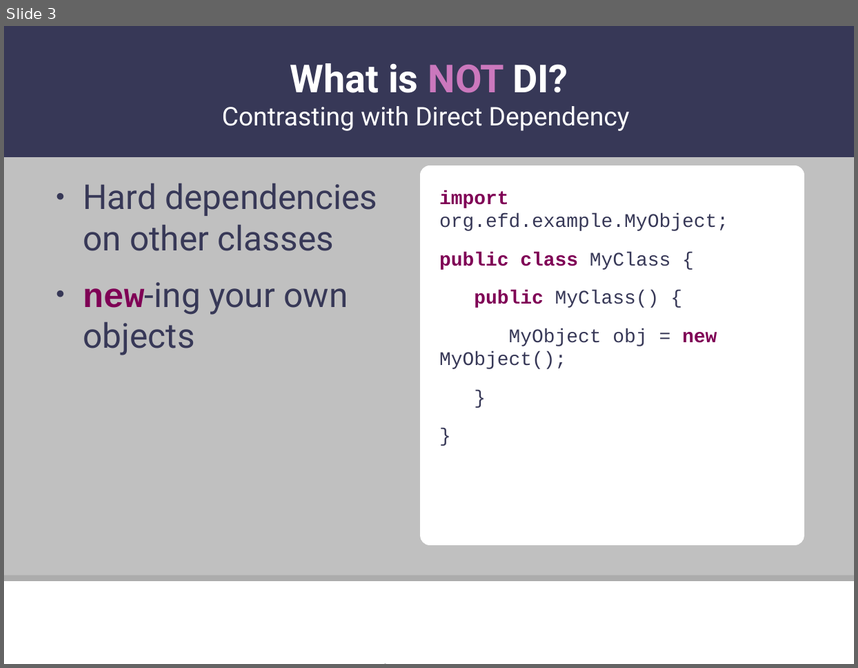
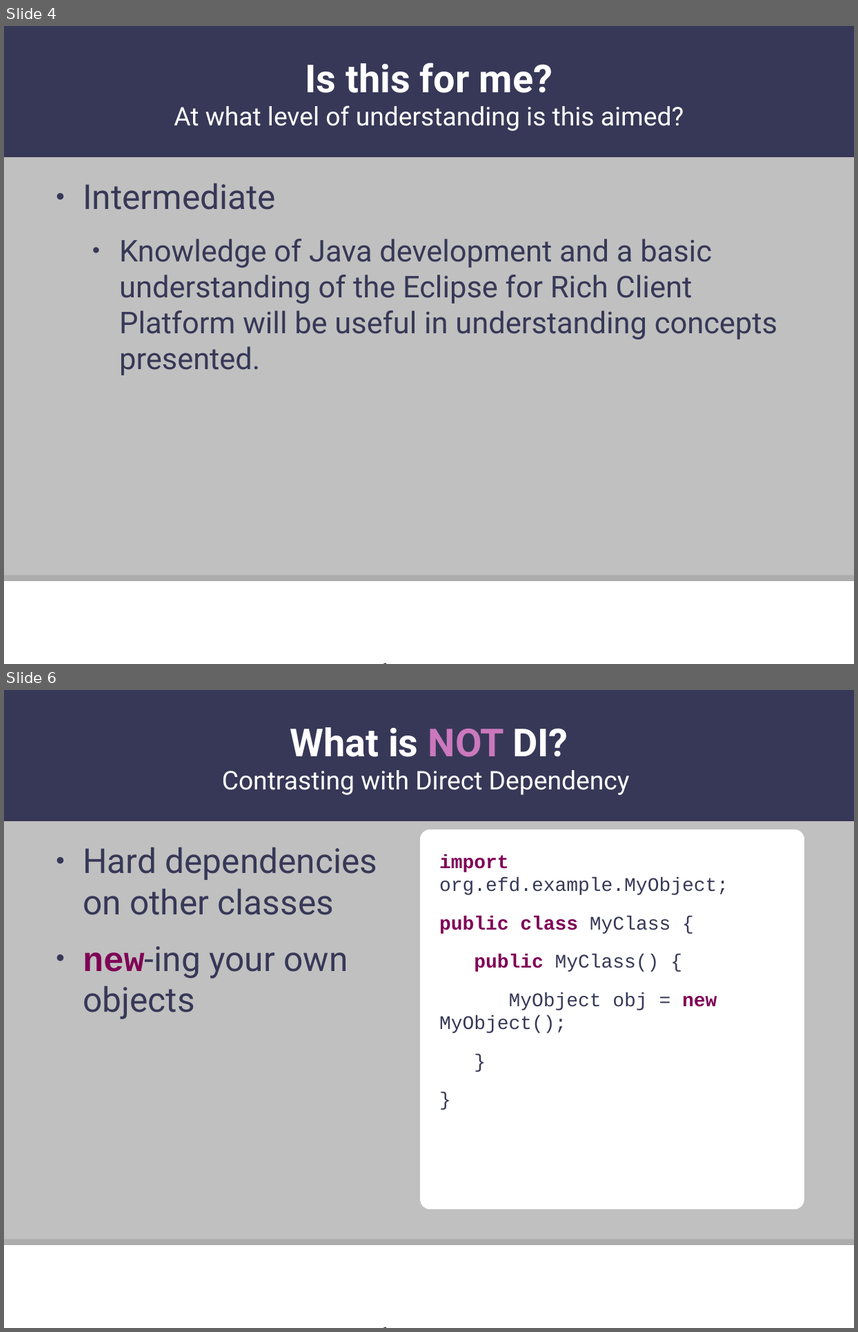
Before and after one commit to skylenewman/huntsville-efd-presentations, a slide deck: presentations/003-dependency-injection-custom-annotations/dependency-injection-custom-annotation.odp. Shown one above the other, each under a label of ours: slide 3 before the commit, slides 4 and 6 after it; the slides between them are not shown. The pictures are 858x668 and 858x1332 pixels, drawn with LibreOffice and Linux fonts; fonts in the diff are those of the drawing; background and template pictures are left out. Boxes give left, top, right and bottom in pixels: in the first picture for what was removed or moved away, otherwise in the second. Text is boxed around its words. In the diff, an @@ line names an element or a change of style, - is before the commit and + after.

```diff
--- a/presentations/003-dependency-injection-custom-annotations/dependency-injection-custom-annotation.odp
+++ b/presentations/003-dependency-injection-custom-annotations/dependency-injection-custom-annotation.odp
@@ slide 4 added at (4, 26, 854, 664), background #C0C0C0; not listed: 3 template elements that a slide beside it also shows @@
@@ title added at (174, 63, 684, 131), 24 pt, text #FFFFFF @@
+Is this for me?
+At what level of understanding is this aimed?
@@ text added at (83, 183, 777, 375), 28 pt, text #373857 @@
+● Intermediate
+  ● Knowledge of Java development and a basic understanding of the Eclipse for Rich Client Platform will be useful in understanding concepts presented.
@@ what was slide 3 is now slide 6 @@
```
Also in this commit, not shown: 20 slides changed, 3 other slides added, 5 slides removed, 4 other files.
